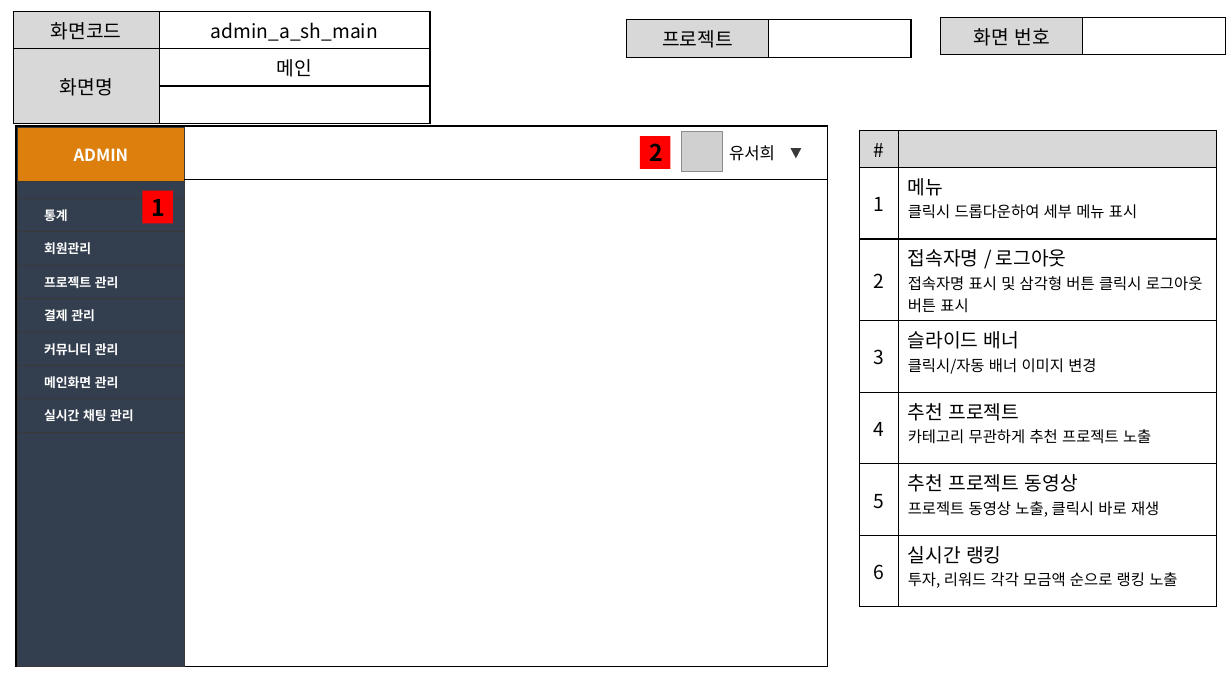
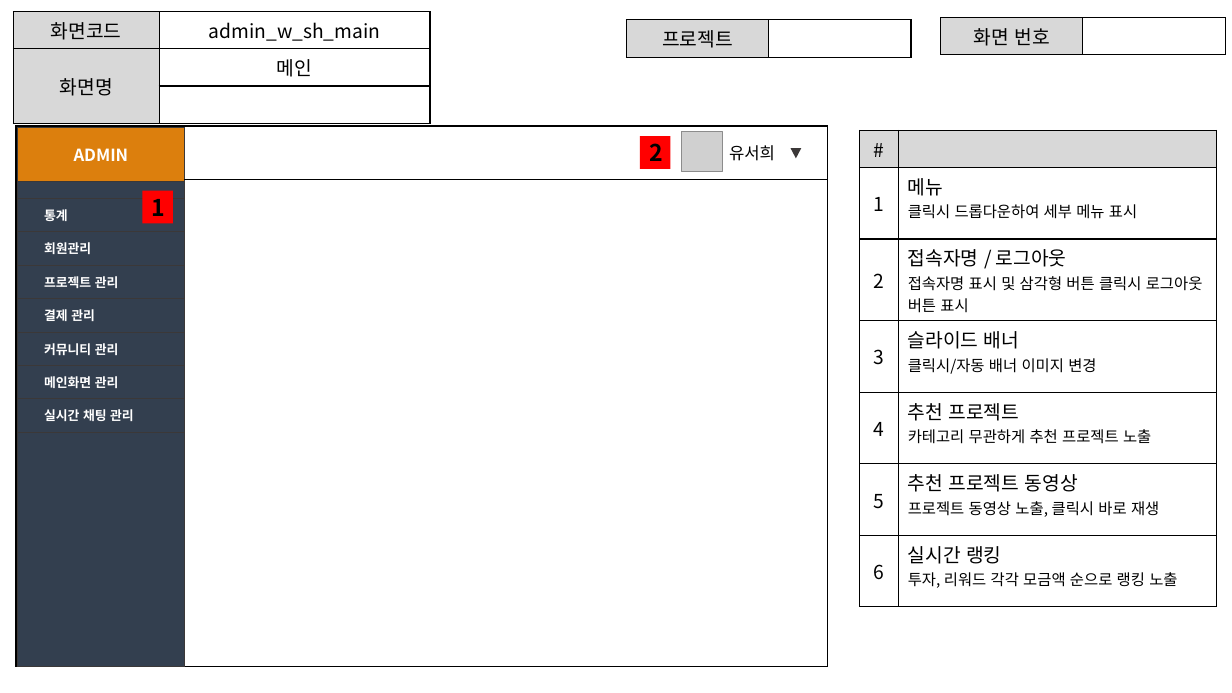
Before and after one commit to ezenteam2/EzenCrowdFunding, a slide deck: slide 10 of project03 화면설계서/project03 - 화면 설계서 - 서희.pptx. Drawn at 1232x693 pixels with LibreOffice and Linux fonts; fonts in the diff are those of the drawing; grey boxes stand for pictures. Boxes give left, top, right and bottom in pixels: in the first picture for what was removed or moved away, otherwise in the second. Text is boxed around its words. In the diff, an @@ line names an element or a change of style, - is before the commit and + after.

```diff
--- a/project03 화면설계서/project03 - 화면 설계서 - 서희.pptx
+++ b/project03 화면설계서/project03 - 화면 설계서 - 서희.pptx
@@ table at (x1=13, y1=12, x2=430, y2=109) @@
-row 1, column 2: admin_a_sh_main
+row 1, column 2: admin_w_sh_main
```
Also in this commit, not shown: 11 other slides changed, 8 other files.
